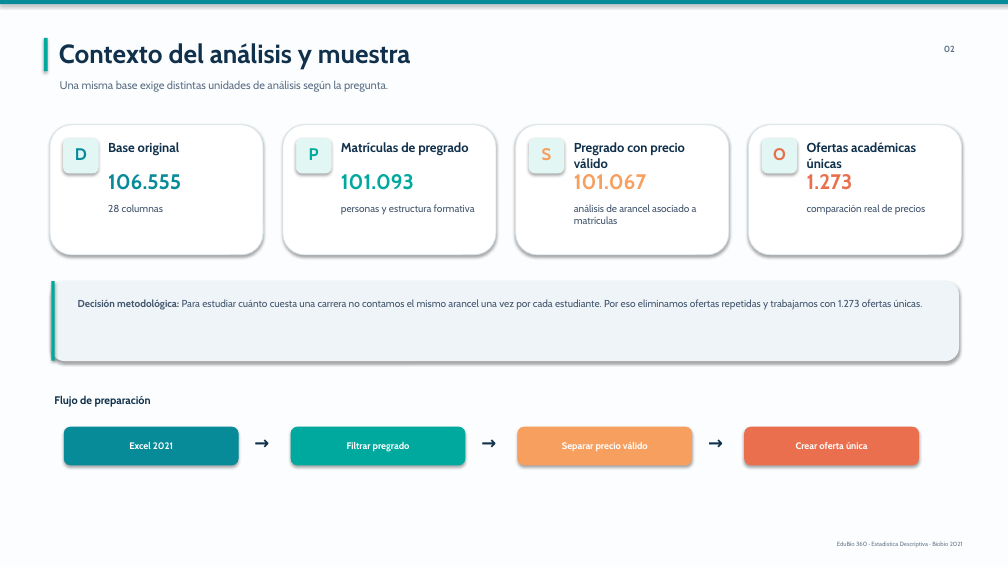
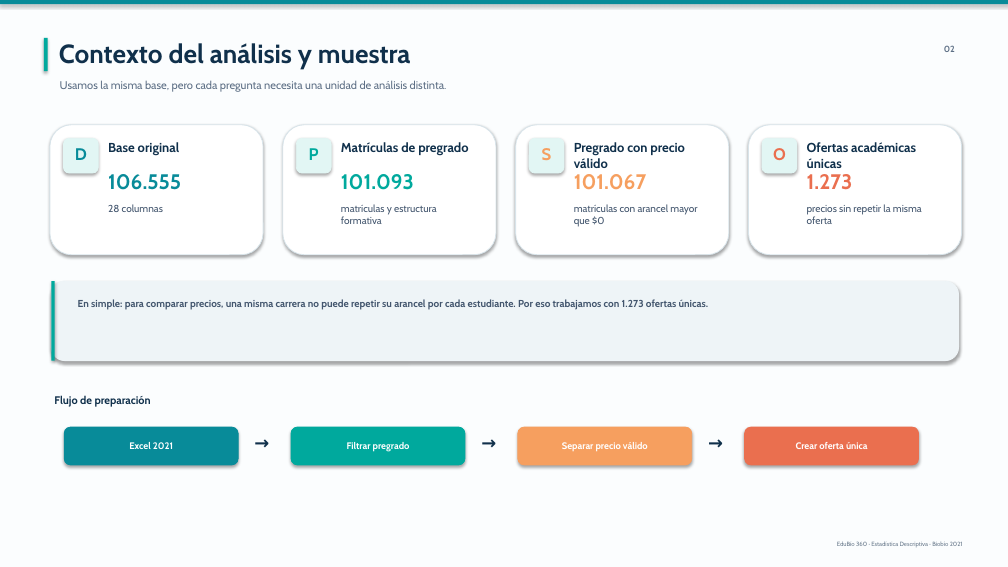
Before and after one commit to Nicricht/Estadistica.descriptiva, a slide deck: slide 2 of presentacion/Del_Acero_al_Algoritmo_Estilo_Profesor.pptx. Drawn at 1008x567 pixels with LibreOffice and Linux fonts; fonts in the diff are those of the drawing. Boxes give left, top, right and bottom in pixels: in the first picture for what was removed or moved away, otherwise in the second. Text is boxed around its words. In the diff, an @@ line names an element or a change of style, - is before the commit and + after.

```diff
--- a/presentacion/Del_Acero_al_Algoritmo_Estilo_Profesor.pptx
+++ b/presentacion/Del_Acero_al_Algoritmo_Estilo_Profesor.pptx
@@ text at <box>60,80,447,92</box>: text changed @@
-Una misma base exige distintas unidades de análisis según la pregunta.
+Usamos la misma base, pero cada pregunta necesita una unidad de análisis distinta.
@@ text at <box>341,204,437,224</box>: text changed @@
-personas y estructura formativa
+matrículas y estructura formativa
@@ text at <box>574,204,697,227</box>: text changed @@
-análisis de arancel asociado a matrículas
+matrículas con arancel mayor que $0
@@ text at <box>807,204,922,224</box>: text changed @@
-comparación real de precios
+precios sin repetir la misma oferta
@@ text at <box>78,299,709,309</box>: text changed; bold on @@
-Decisión metodológica: Para estudiar cuánto cuesta una carrera no contamos el mismo arancel una vez por cada estudiante. Por eso eliminamos ofertas repetidas y trabajamos con 1.273 ofertas únicas.
+En simple: para comparar precios, una misma carrera no puede repetir su arancel por cada estudiante. Por eso trabajamos con 1.273 ofertas únicas.
```
Also in this commit, not shown: 15 other slides changed.
